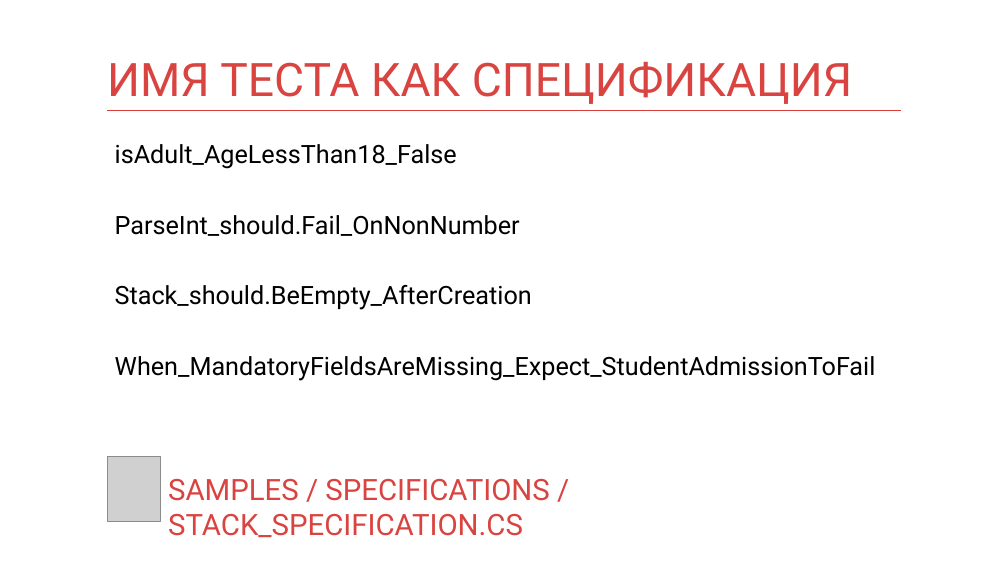
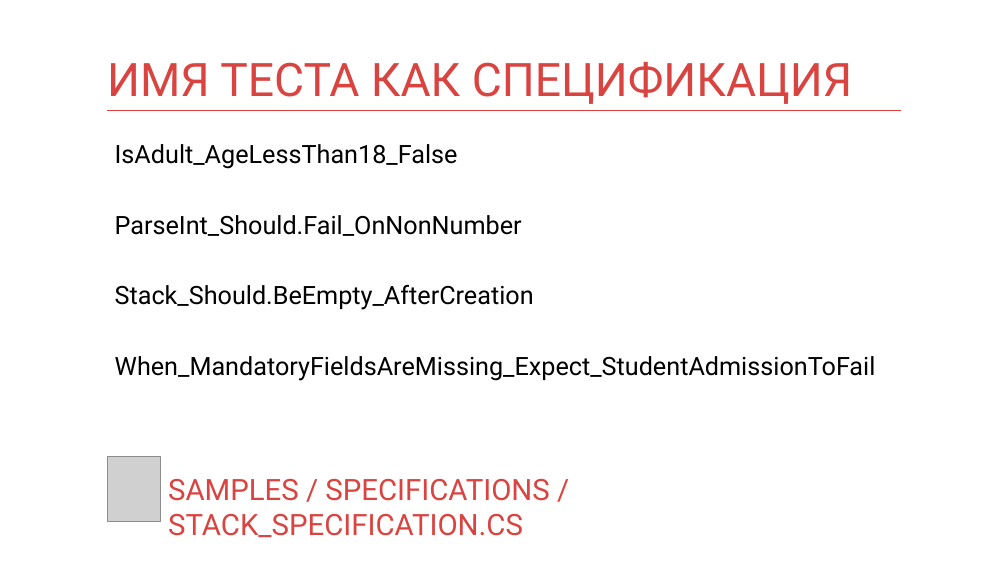
Before and after one commit to kontur-courses/testing, a slide deck: slide 7 of testing.pptx (slide 8 before the commit). Drawn at 1008x567 pixels with LibreOffice and Linux fonts; fonts in the diff are those of the drawing; grey boxes stand for pictures. Boxes give left, top, right and bottom in pixels: in the first picture for what was removed or moved away, otherwise in the second. Text is boxed around its words. In the diff, an @@ line names an element or a change of style, - is before the commit and + after.

```diff
--- a/testing.pptx
+++ b/testing.pptx
@@ text at (115, 144, 534, 310): text changed @@
-isAdult_AgeLessThan18_False
-ParseInt_should.Fail_OnNonNumber
-Stack_should.BeEmpty_AfterCreation
+IsAdult_AgeLessThan18_False
+ParseInt_Should.Fail_OnNonNumber
+Stack_Should.BeEmpty_AfterCreation
```
Also in this commit, not shown: 5 other slides changed, 1 slide removed, 3 other files.
